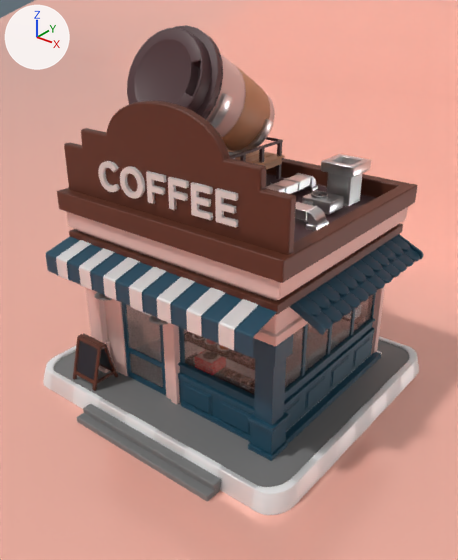
The glTF model client/public/models/coffee_shop-all.glb as it was, and as the next commit left it.
Camera for both pictures: a 50 mm lens placed at (2.13, -2.73, 2.37), pointed at (0.08, -0.16, 0.78). The lights are fixed; the arrows at upper left show +X, +Y and +Z. The picture after the commit comes second. Where no turn or scale is listed for an object, it has been applied to the vertices. Vertices at exactly the same position are counted once.

The older version as bpy lines, for what is in view:
```python
ob_cube_001 = bpy.data.objects.new('Cube.001', me_cube_002)
ob_cube_001.location = (-0.007, -0.006, 0.123)
ob_cube_003 = bpy.data.objects.new('Cube.003', me_cube_282)
ob_cube_003.location = (0.255, -0.005, 0.066)
ob_cube_141 = bpy.data.objects.new('Cube.141', me_cube_170)
ob_cube_141.location = (0.637, -0.489, 0.557)
ob_menuposter = bpy.data.objects.new('MenuPoster', me_cube_126)
ob_menuposter.parent = ob_menustand
ob_menuposter.location = (0.0, 0.0, 0.0)
ob_menuposter.scale = (9.59, 9.59, 8.15)
ob_menustand = bpy.data.objects.new('MenuStand', me_cube_007)
ob_menustand.location = (-0.542, -0.699, 0.128)
ob_menustand.rotation_euler = (0.0, 0.0, 1.571)  # degrees (0, 0, 90)
ob_menustand.scale = (0.104, 0.104, 0.123)
# also in view: 'Cylinder.011' at (-0.26, -0.19, 1.84); 'Cube.088' at (0.02, 0.01, 1.04); 'Cube.075' at (0.3, -0.54, 0.36); 'Cube.073' at (0.3, -0.55, 0.31); 'Cube.036' at (0.44, 0.45, 1.27)
```
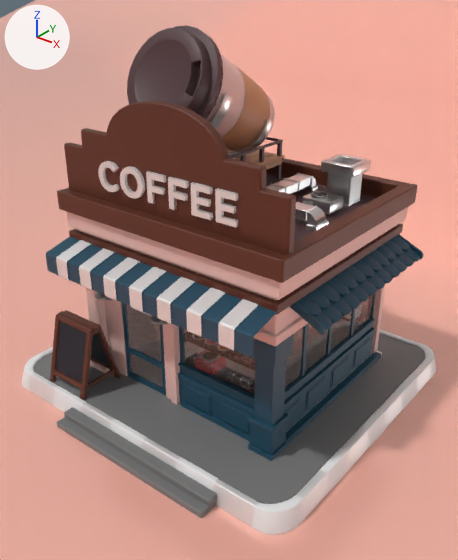
Where the newer file only moved an object's origin or applied its transform, the numbers keep the older frame.

Boxes [x1, y1, x2, y2] around the edits, measured in the pictures (458 x 560 px):
'Cube.001', rescaled (10% wider, 15% taller)
    before: [54, 340, 409, 501]
    after: [33, 333, 425, 518]
'Cube.003', rescaled (10% wider, 15% taller)
    before: [43, 336, 419, 515]
    after: [22, 329, 436, 535]
'MenuStand', reshaped, moved, turned, rescaled
    before: [73, 333, 118, 391]
    after: [50, 310, 121, 400]
'MenuPoster', moved, turned, rescaled
    before: [77, 341, 112, 380]
    after: [56, 321, 111, 383]

Patch to the scene script:
```diff
--- a/client/public/models/coffee_shop-all.glb.py
+++ b/client/public/models/coffee_shop-all.glb.py
@@ me_cube_002 @@
 # used by ob_cube_001; location = (-0.007, -0.006, 0.123)
-me_cube_002.from_pydata(...)  # 472 vertices, 932 faces; spans x -0.9..0.9, y -0.96..0.83, z -0.11..0.0
+me_cube_002.from_pydata(...)  # 472 vertices, 932 faces; spans x -1.0..0.98, y -1.06..0.91, z -0.11..0.0
+# me_cube_002 part 1: the whole mesh is scaled about its middle by (1.1, 1.1, 1), then moved by (-0.01, -0.01, 0.0)
 me_cube_002.materials.append(mat_asphalt)
@@ me_cube_282 @@
 # used by ob_cube_003; location = (0.255, -0.005, 0.066)
-me_cube_282.from_pydata(...)  # 3188 vertices, 6376 faces; spans x -1.2..0.68, y -0.87..0.87, z -0.05..0.07
+me_cube_282.from_pydata(...)  # 3188 vertices, 6376 faces; spans x -1.31..0.77, y -0.96..0.96, z -0.05..0.07
+# me_cube_282 part 2: the whole mesh is scaled about its middle by (1.1, 1.1, 1), then moved by (-0.01, 0.0, 0.0)
 me_cube_282.materials.append(mat_white_paint)
@@ me_cube_007 @@
 # used by ob_menustand; location = (-0.542, -0.699, 0.128); rotation_euler = (0.0, 0.0, 1.571), in degrees (0, 0, 90); scale = (0.104, 0.104, 0.123)
-me_cube_007.from_pydata(...)  # 1060 vertices, 2076 faces; spans x -0.92..0.92, y -1.0..1.0, z -0.03..2.19
+me_cube_007.from_pydata(...)  # 1060 vertices, 2076 faces; spans x -0.75..-0.42, y -0.89..-0.6, z 0.11..0.54
+# me_cube_007 part 3: the whole mesh is multiplied about its middle by the matrix ((0.0, -0.162, -0.003), (0.162, 0.0, -0.001), (0.001, -0.003, 0.19)), then moved by (-0.58, -0.75, -0.75)
 me_cube_007.materials.append(mat_coklat)
@@ ob_menustand @@
 ob_menustand = bpy.data.objects.new('MenuStand', me_cube_007)
-ob_menustand.location = (-0.542, -0.699, 0.128)
-ob_menustand.rotation_euler = (0.0, 0.0, 1.571)  # degrees (0, 0, 90)
-ob_menustand.scale = (0.104, 0.104, 0.123)
+ob_menustand.location = (0.0, 0.0, 0.0)
@@ ob_menuposter @@
 ob_menuposter.parent = ob_menustand
-ob_menuposter.location = (0.0, 0.0, 0.0)
-ob_menuposter.scale = (9.59, 9.59, 8.15)
+ob_menuposter.location = (-0.582, -0.745, 0.123)
+ob_menuposter.rotation_euler = (-0.0161, -0.00442, 1.57)  # degrees (-0.9, -0.3, 90)
+ob_menuposter.scale = (1.55, 1.55, 1.55)
```
